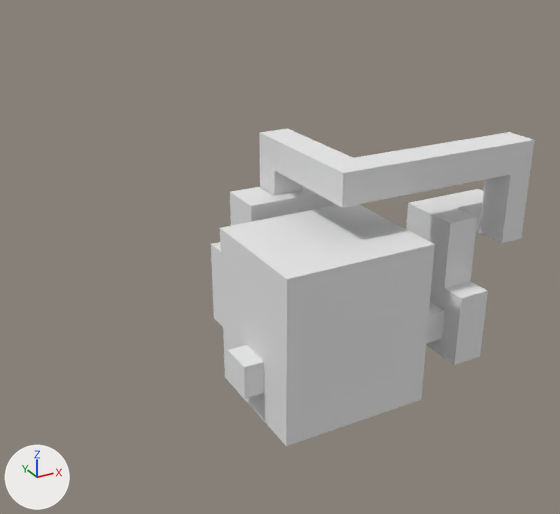
A saved change to the Blender file Assets/Models/techniques/linerlevel.blend.
Rendered twice from a 50 mm camera at (-21.4, -38.3, 24.5) aimed at (-1.3, -1.8, 6.3). Lighting does not change. The marker at lower left points along +X, +Y and +Z.
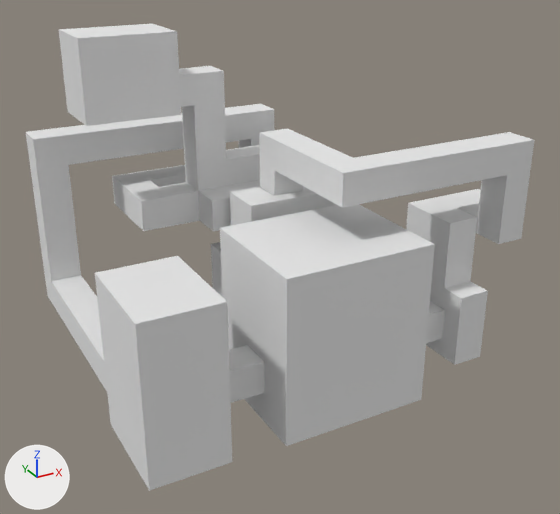
Where the change shows, as pixel boxes (x1, y1, x2, y2) in the pictures (560 x 514 px; the box of a moved part takes in the faces that stretch with it):
'Cube', reshaped (57% wider, 47% taller): before (211, 129, 534, 446); after (26, 24, 534, 491)
part 1 of me_cube, built on: before (212, 242, 264, 398); after (26, 24, 274, 491)
part 2 of me_cube, moved or reshaped: before (355, 132, 534, 243); after (355, 132, 534, 244)

What changed in the scene script:
```text
Change me_cube:
    used by ob_cube; location = (0.0, 0.0, 0.0)
    verts and faces of me_cube; kept vertices keep their numbers, new ones are numbered from 426
    before: 358 (10.1, -6.0, 13.1), 359 (10.1, -6.0, 11.3), 360 (10.1, -7.9, 13.1), 361 (10.1, -7.9, 11.3), 366 (10.1, -7.9, 9.0)
    before: 367 (10.1, -6.0, 9.0), 376 (10.1, -6.0, 7.1), 377 (10.1, -7.9, 7.1), 390 (10.1, -3.9, 9.0), 392 (10.1, -3.9, 7.1)
    remove me_cube.from_pydata(...)  # 426 vertices, 407 faces; spans x -6.7..11.6, y -10.3..8.8, z 0.0..13.1
    add me_cube.from_pydata(...)  # 582 vertices, 559 faces; spans x -12.7..11.6, y -10.3..8.9, z -0.2..19.0
    me_cube part 1
    5 faces are deleted
    4 vertices in x -6.7, y -7.9..-6.0, z 1.8..3.7 move by (-1.7, 0.0, 0.0)
    76 vertices are added at x -12.7..4.3, y -9.9..8.9, z -0.2..19.0
    36 new vertices lie (1.8, 0.0, 0.0) away from vertices in x -12.7..1.3, y -4.0..8.9, z 1.8..19.0
    10 new vertices lie (1.9, 0.0, 0.0) away from vertices in x -9.2, y 1.5..5.3, z 14.5..19.0
    10 new vertices lie (1.7, 0.0, 0.0) away from vertices in x -7.3, y 1.5..5.3, z 14.5..19.0
    6 new vertices lie (0.0, -1.9, 0.0) away from vertices in x -12.7..-5.6, y -6.0..5.3, z 1.8..18.0
    6 new vertices lie (0.0, 0.0, 5.0) away from vertices in x -12.7..-6.7, y -9.9..-4.0, z 3.7
    6 new vertices lie (0.0, 0.0, -2.0) away from vertices in x -12.7..-6.7, y -9.9..-4.0, z 1.8
    6 new vertices lie (0.0, 0.0, 2.0) away from vertices in x -4.1..4.3, y 1.3..5.3, z 7.3
    157 new faces join them
    me_cube part 2
    add for i in [*range(358, 362), 366, 367, 376, 377, 390, 392]: verts[i] += (-0.3, 0.0, 0.0)
```
